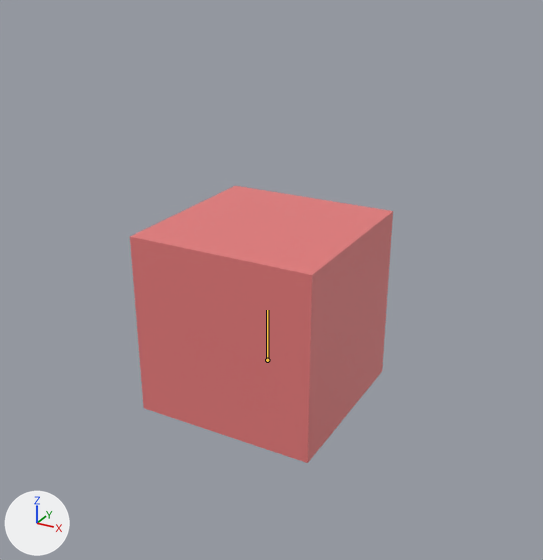
A saved change to the Blender file examples/12_node_scale.blend.
The view is the same before and after, from a 50 mm camera at (0.877, -1.575, 1.53) aimed at (0.023, -0.021, 0.753). The axes (+X, +Y, +Z) are drawn at lower left. The lights are the same throughout. The picture after the commit comes second. Both versions are drawn at frame 6 of the action 'Throb'; the numbers are the values there. The bones that change, and the others that lie on the model, are drawn over the model as lines.

Names of what the first picture shows: 'core2'.
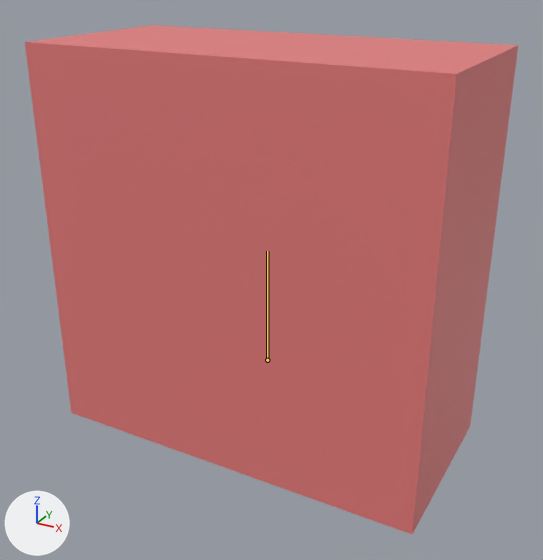
What changed in the scene script:
```text
Change bone_core:
    where bone_core = bpy.data.objects['Pump'].pose.bones['core']  # child of 'root'
    bone_core.scale: (0.61, 0.61, 0.61) -> (1.28, 1.28, 0.61)
```

What differs and where, as boxes (x1, y1, x2, y2) in the pictures (543 x 560 px):
'core2', posed (87% wider, 83% taller): before (130, 186, 393, 463); after (25, 25, 518, 534)
bone 'core', root to tip: before (267, 360) to (267, 310); after (267, 360) to (267, 251)
